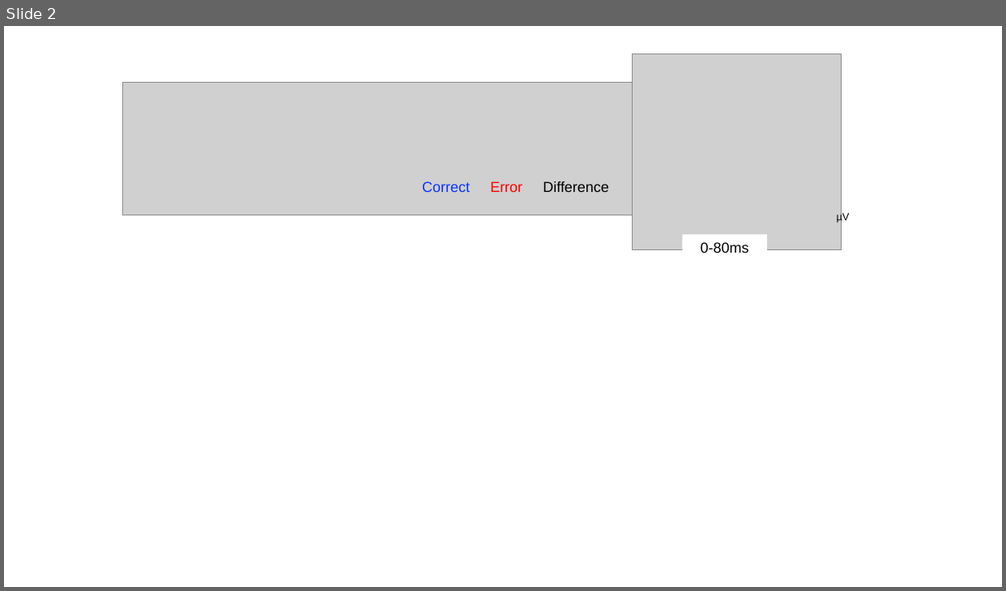
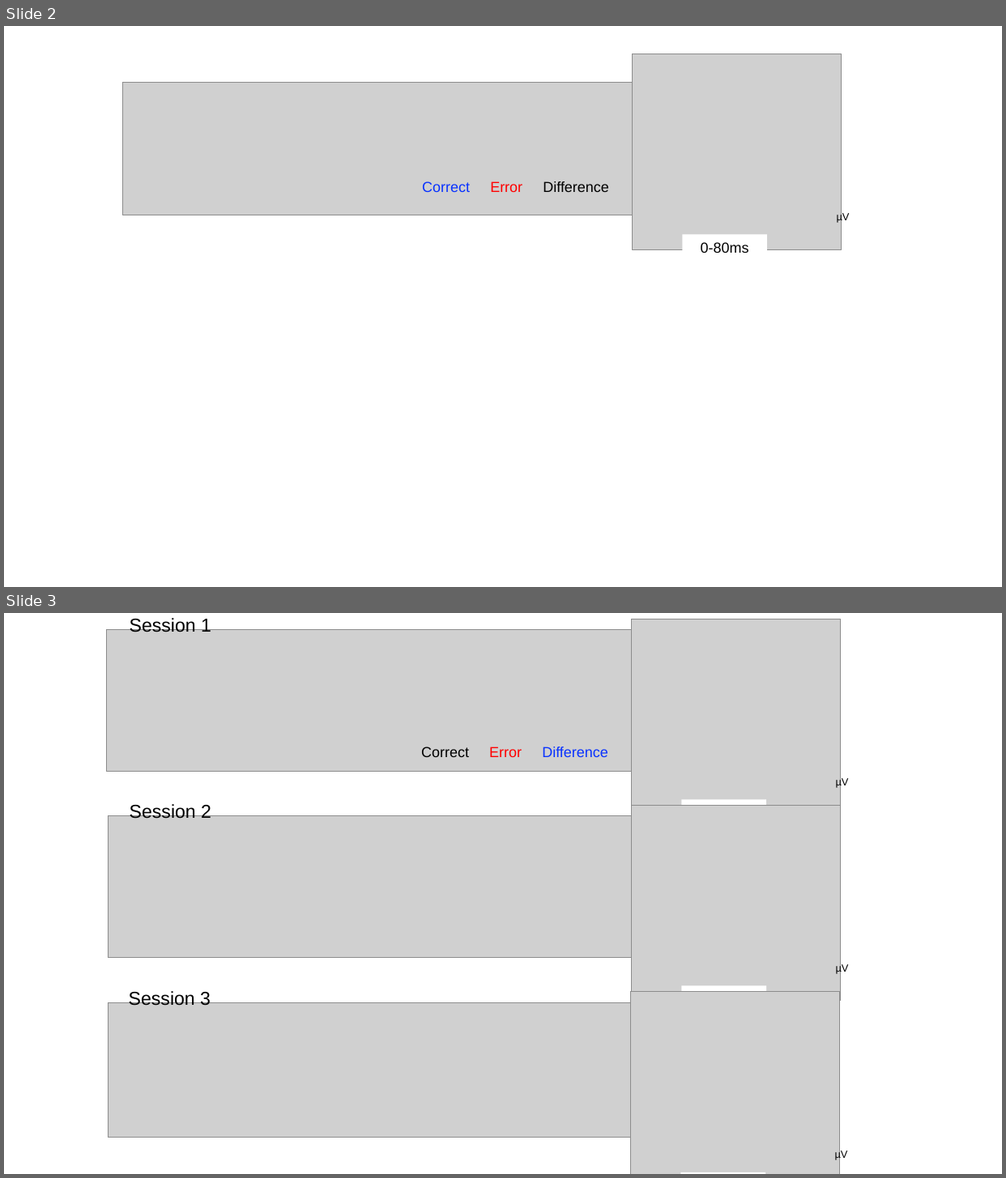
Before and after one commit to brappaport/LDDM-work, a slide deck: figures/Flanker DDM Figure.pptx. Shown one above the other, each under a label of ours: slide 2 before the commit, slides 2 and 3 after it. The pictures are 1006x591 and 1006x1178 pixels, drawn with LibreOffice and Linux fonts; fonts in the diff are those of the drawing; grey boxes stand for pictures. Boxes give left, top, right and bottom in pixels: in the first picture for what was removed or moved away, otherwise in the second. Text is boxed around its words. In the diff, an @@ line names an element or a change of style, - is before the commit and + after.

```diff
--- a/figures/Flanker DDM Figure.pptx
+++ b/figures/Flanker DDM Figure.pptx
@@ slide 3 added at (x1=4, y1=613, x2=1002, y2=1174), background #FFFFFF @@
@@ group added at (x1=107, y1=617, x2=849, y2=1174): 7 texts, 6 pictures, 3 rectangles @@
+Correct Error Difference
+µV
+Session 1
+0-80ms
+µV
+Session 2
+0-80ms
+µV
+Session 3
```
Also in this commit, not shown: 2 other slides added, 12 other files.
